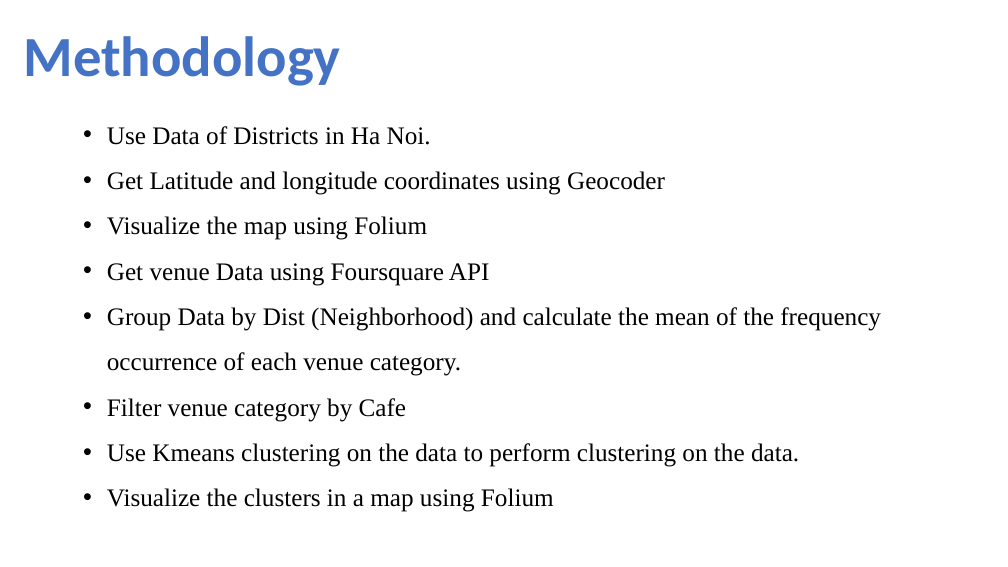
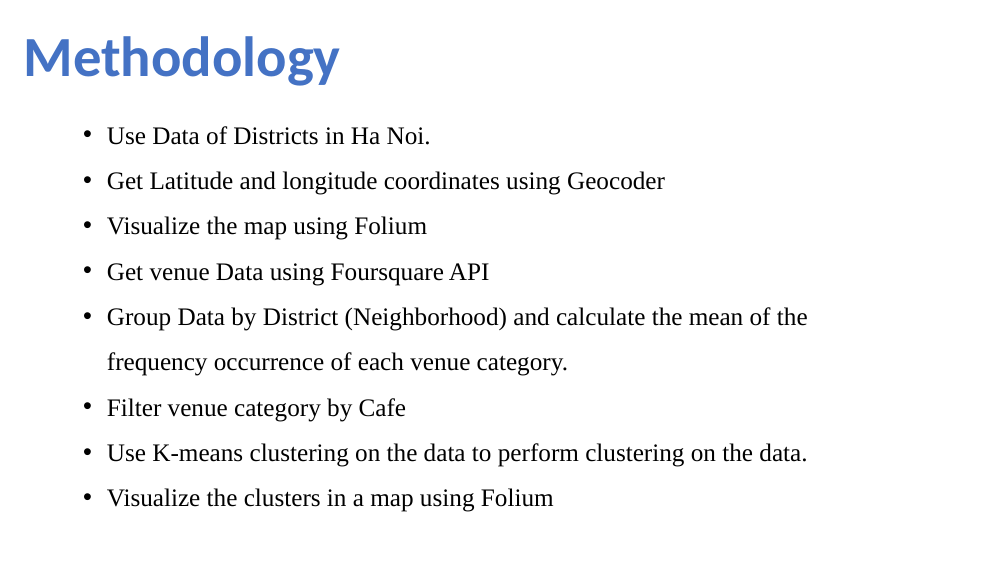
Before and after one commit to nxtacctau/Coursera_Capstone, a slide deck: slide 4 of Coursera Capstone Project Presentation Toannx.pptx. Drawn at 1008x567 pixels with LibreOffice and Linux fonts; fonts in the diff are those of the drawing. Boxes give left, top, right and bottom in pixels: in the first picture for what was removed or moved away, otherwise in the second. Text is boxed around its words. In the diff, an @@ line names an element or a change of style, - is before the commit and + after.

```diff
--- a/Coursera Capstone Project Presentation Toannx.pptx
+++ b/Coursera Capstone Project Presentation Toannx.pptx
@@ text at (107, 307, 808, 376): text changed @@
-• Group Data by Dist (Neighborhood) and calculate the mean of the frequency occurrence of each venue category.
+• Group Data by District (Neighborhood) and calculate the mean of the frequency occurrence of each venue category.
@@ text at (107, 443, 807, 467): text changed @@
-• Use Kmeans clustering on the data to perform clustering on the data.
+• Use K-means clustering on the data to perform clustering on the data.
```
Also in this commit, not shown: 6 other slides changed, 4 slides added, 4 other files.
